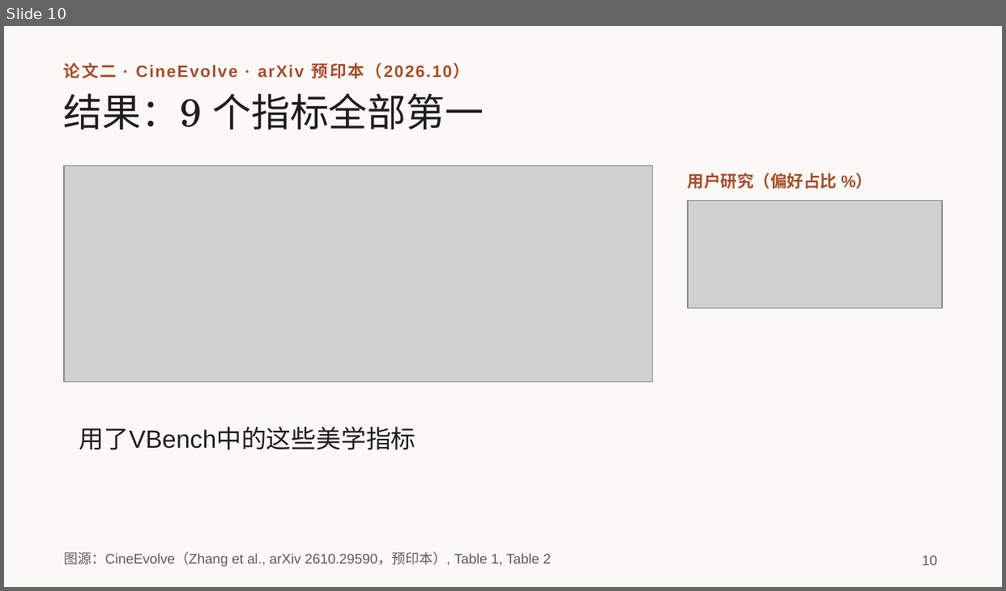
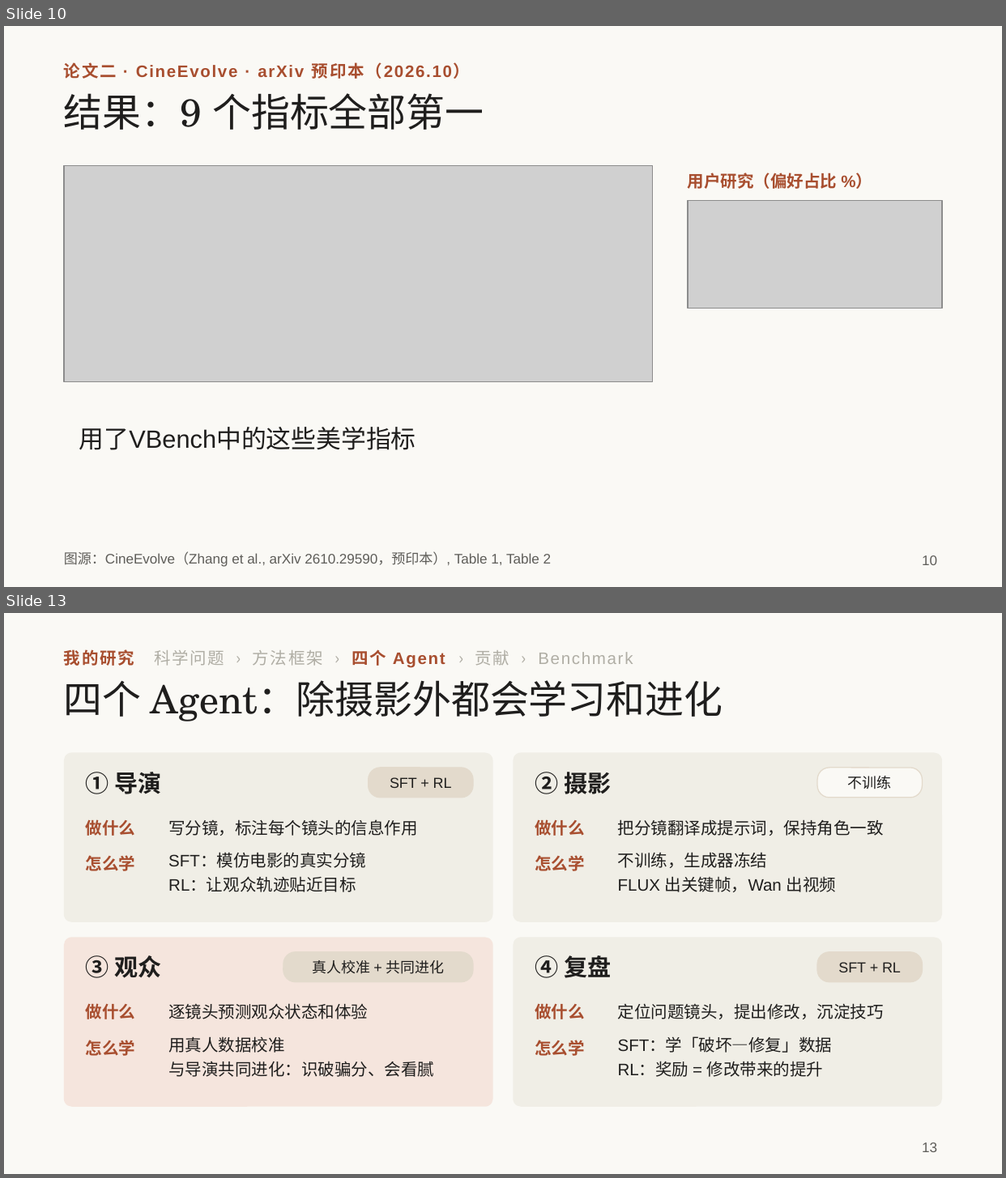
Before and after one commit to irving-2222/ICML, a slide deck: talk/研究分享_从多智能体协作到自进化.pptx. Shown one above the other, each under a label of ours: slide 10 before the commit, slides 10 and 13 after it; the slides between them are not shown. The pictures are 1006x591 and 1006x1178 pixels, drawn with LibreOffice and Linux fonts; fonts in the diff are those of the drawing; grey boxes stand for pictures. Boxes give left, top, right and bottom in pixels: in the first picture for what was removed or moved away, otherwise in the second. Text is boxed around its words. In the diff, an @@ line names an element or a change of style, - is before the commit and + after.

```diff
--- a/talk/研究分享_从多智能体协作到自进化.pptx
+++ b/talk/研究分享_从多智能体协作到自进化.pptx
@@ slide 13 added at <box>4,613,1002,1174</box>, background #FAF9F5 @@
@@ text added at <box>64,649,633,668</box>, 12 pt, text #B0AEA5 @@
+我的研究 科学问题 › 方法框架 › 四个 Agent › 贡献 › Benchmark
@@ title added at <box>64,680,722,722</box>, 28 pt, text #1F1E1D @@
+四个 Agent：除摄影外都会学习和进化
@@ rounded rectangle added at <box>64,752,493,922</box>, fill #F0EEE6 @@
@@ rounded rectangle added at <box>513,752,942,922</box>, fill #F0EEE6 @@
@@ text added at <box>86,772,162,794</box>, 17 pt, text #1F1E1D, bold @@
+① 导演
@@ rounded rectangle added at <box>368,768,473,798</box>, fill #E3DACC, outline #E3DACC 0.75 pt, 10.5 pt, text #1F1E1D @@
+SFT + RL
@@ text added at <box>535,772,611,794</box>, 17 pt, text #1F1E1D, bold @@
+② 摄影
@@ rounded rectangle added at <box>817,768,922,798</box>, fill #FAF9F5, outline #E3DACC 0.75 pt, 10.5 pt, text #1F1E1D @@
+不训练
@@ text added at <box>86,820,136,836</box>, 12 pt, text #A84E2F, bold @@
+做什么
@@ text added at <box>168,820,418,836</box>, 12 pt, text #1F1E1D @@
+写分镜，标注每个镜头的信息作用
@@ text added at <box>535,820,585,836</box>, 12 pt, text #A84E2F, bold @@
+做什么
@@ text added at <box>618,820,884,836</box>, 12 pt, text #1F1E1D @@
+把分镜翻译成提示词，保持角色一致
@@ text added at <box>86,855,136,871</box>, 12 pt, text #A84E2F, bold @@
+怎么学
@@ text added at <box>168,854,366,892</box>, 12 pt, text #1F1E1D @@
+SFT：模仿电影的真实分镜
+RL：让观众轨迹贴近目标
@@ text added at <box>535,855,585,871</box>, 12 pt, text #A84E2F, bold @@
+怎么学
@@ text added at <box>618,852,837,892</box>, 12 pt, text #1F1E1D @@
+不训练，生成器冻结
+FLUX 出关键帧，Wan 出视频
@@ rounded rectangle added at <box>64,937,493,1107</box>, fill #D97757 at 15% opacity @@
@@ rounded rectangle added at <box>283,952,473,982</box>, fill #E3DACC, outline #E3DACC 0.75 pt, 10.5 pt, text #1F1E1D @@
+真人校准 + 共同进化
@@ rounded rectangle added at <box>513,937,942,1107</box>, fill #F0EEE6 @@
@@ rounded rectangle added at <box>817,952,922,982</box>, fill #E3DACC, outline #E3DACC 0.75 pt, 10.5 pt, text #1F1E1D @@
+SFT + RL
@@ text added at <box>86,956,162,978</box>, 17 pt, text #1F1E1D, bold @@
+③ 观众
@@ text added at <box>535,956,611,978</box>, 17 pt, text #1F1E1D, bold @@
+④ 复盘
@@ text added at <box>86,1003,136,1020</box>, 12 pt, text #A84E2F, bold @@
+做什么
@@ text added at <box>168,1003,368,1020</box>, 12 pt, text #1F1E1D @@
+逐镜头预测观众状态和体验
@@ text added at <box>535,1003,585,1020</box>, 12 pt, text #A84E2F, bold @@
+做什么
@@ text added at <box>618,1003,884,1020</box>, 12 pt, text #1F1E1D @@
+定位问题镜头，提出修改，沉淀技巧
@@ text added at <box>86,1040,136,1056</box>, 12 pt, text #A84E2F, bold @@
+怎么学
@@ text added at <box>168,1037,434,1077</box>, 12 pt, text #1F1E1D @@
+用真人数据校准
+与导演共同进化：识破骗分、会看腻
@@ text added at <box>535,1040,585,1056</box>, 12 pt, text #A84E2F, bold @@
+怎么学
@@ text added at <box>618,1038,832,1077</box>, 12 pt, text #1F1E1D @@
+SFT：学「破坏—修复」数据
+RL：奖励 = 修改带来的提升
@@ page number added at <box>922,1143,937,1152</box>, 10 pt, text #5E5D59 @@
+13
```
Also in this commit, not shown: 2 slides changed, 2 other slides added, 3 slides removed, 1 other file.
